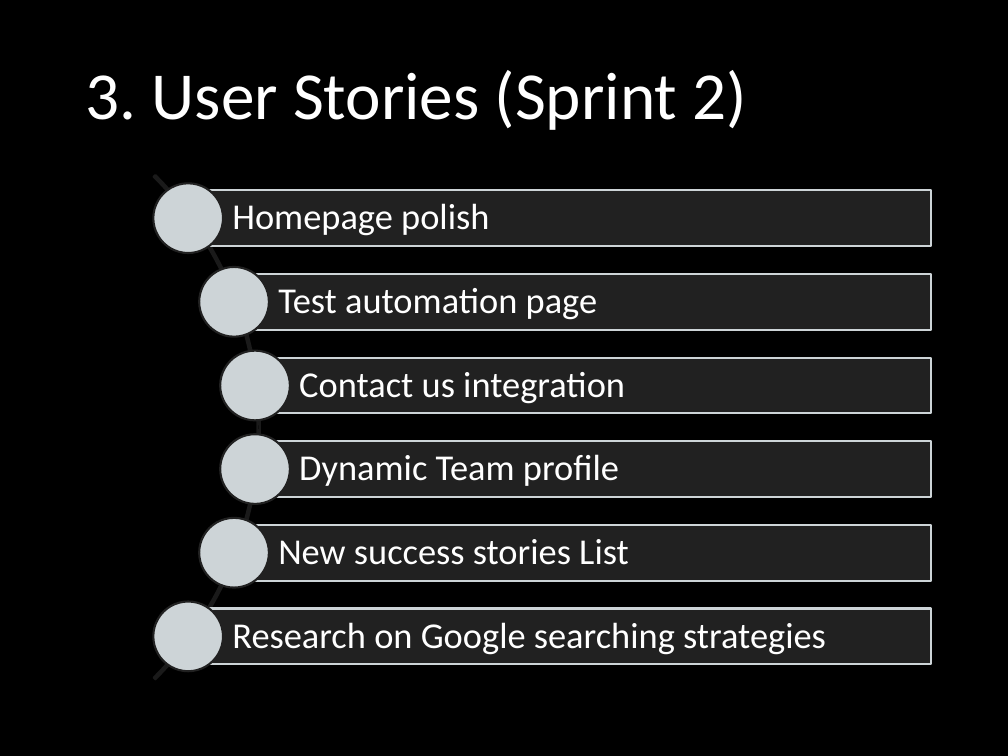
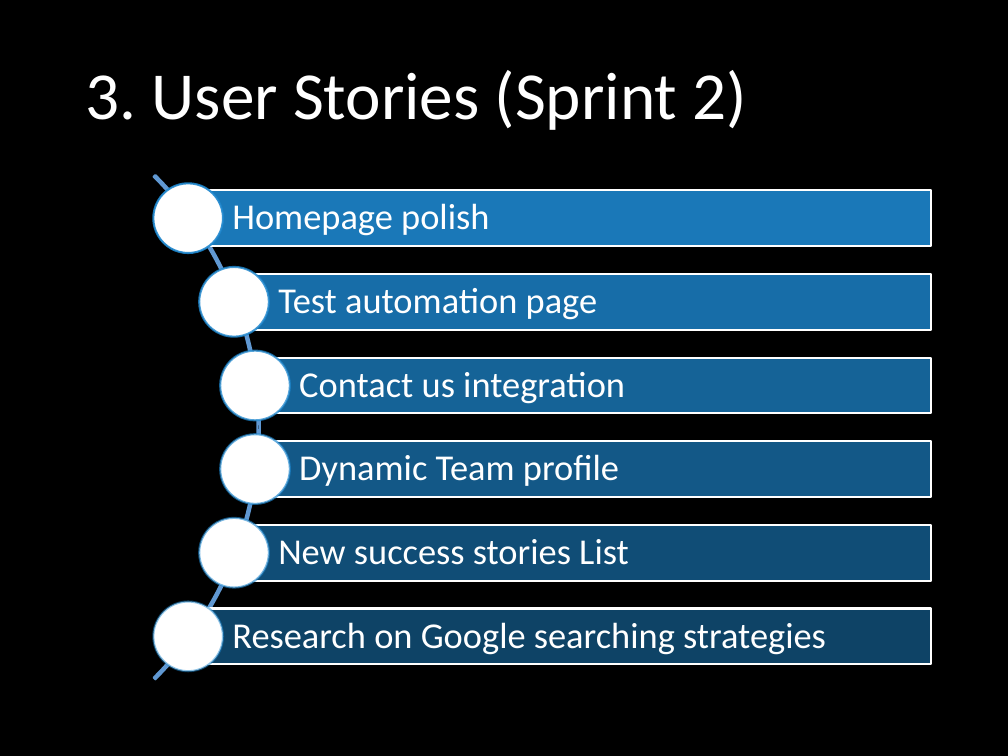
Before and after one commit to yadwinds/761_VEL, a slide deck: slide 4 of PCB/09 Final/Final Presentation (VEL).pptx. Drawn at 1008x756 pixels with LibreOffice and Linux fonts; fonts in the diff are those of the drawing; background and template pictures are left out. Boxes give left, top, right and bottom in pixels: in the first picture for what was removed or moved away, otherwise in the second. Text is boxed around its words. In the diff, an @@ line names an element or a change of style, - is before the commit and + after.

```diff
--- a/PCB/09 Final/Final Presentation (VEL).pptx
+++ b/PCB/09 Final/Final Presentation (VEL).pptx
@@ arch (boxed as its full ring) at (0, 71, 259, 756): outline #1A1A1A 1.5 pt to #6098D3 1.5 pt @@
@@ rectangle at (188, 191, 931, 246): fill #212121 to #1D86CD at 90% opacity; outline #CDD4D7 1.5 pt to #FFFFFF 1.5 pt @@
@@ rectangle at (234, 274, 931, 330): fill #212121 to #1D86CD at 82% opacity; outline #CDD4D7 1.5 pt to #FFFFFF 1.5 pt @@
@@ rectangle at (255, 358, 931, 413): fill #212121 to #1D86CD at 74% opacity; outline #CDD4D7 1.5 pt to #FFFFFF 1.5 pt @@
@@ rectangle at (255, 442, 931, 497): fill #212121 to #1D86CD at 66% opacity; outline #CDD4D7 1.5 pt to #FFFFFF 1.5 pt @@
@@ rectangle at (234, 525, 931, 581): fill #212121 to #1D86CD at 58% opacity; outline #CDD4D7 1.5 pt to #FFFFFF 1.5 pt @@
@@ fill #CDD4D7 to #FFFFFF; outline #212121 1.5 pt to #1D86CD 1.5 pt in 6 elements at (153, 183, 223, 253), (200, 267, 269, 337), (220, 351, 289, 420), (220, 434, 289, 504), (200, 518, 269, 588), (153, 602, 223, 671) @@
@@ rectangle at (188, 609, 931, 664): fill #212121 to #1D86CD at 50% opacity; outline #CDD4D7 1.5 pt to #FFFFFF 1.5 pt @@
```
Also in this commit, not shown: 4 other slides changed, 4 slides added.
